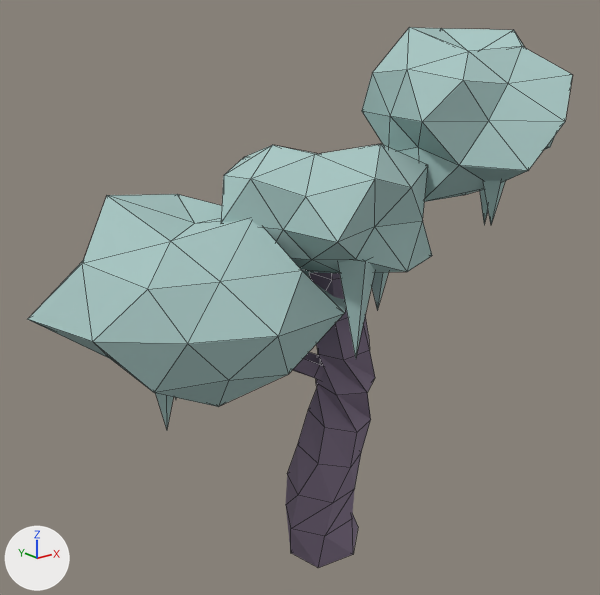
The Blender file assets/models/goth_tree_teal/goth_tree_teal.blend, before and after one commit.
One viewpoint serves both versions: a 50 mm camera at (-5.96, -6.93, 5.76) aimed at (-0.5, -0.11, 3.03). Every picture has the same lights, and +X, +Y and +Z are marked at lower left. The older version comes first. Mesh edges are drawn as thin lines. Objects named as collision shapes, trigger or cutter boxes, shadow casters or lower levels of detail are left out.

The first picture shows 'GothTree'.
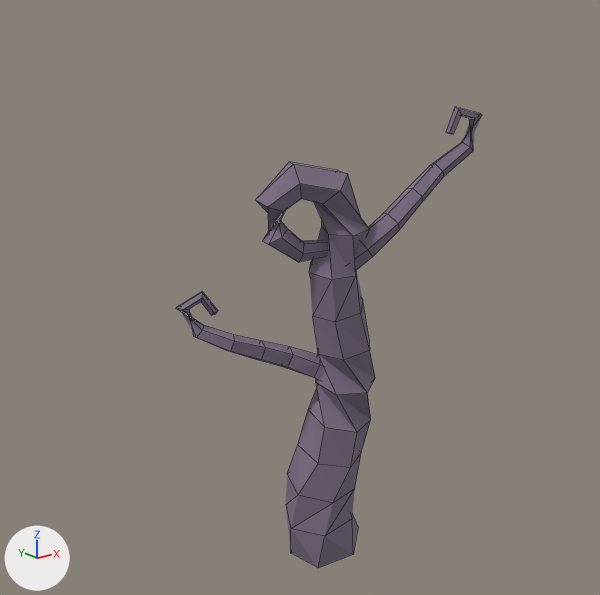
Pixel boxes (x1, y1, x2, y2) of what changed, in the pictures (600 x 595 px):
'GothTree', reshaped (44% narrower, 15% shorter): before (28, 27, 572, 568); after (176, 107, 482, 568)
part 1 of me_gothtree, deleted: before (28, 27, 572, 429)

What the commit changed:
me_gothtree is used by ob_gothtree; location (0.0, 0.0, 0.0).
me_gothtree had 372 vertices, 514 faces and spanned x -3.18..2.23, y -2.14..1.64, z -0.41..5.86.
me_gothtree now has 192 vertices, 202 faces and spans x -1.76..1.31, y -1.04..0.46, z -0.41..5.05.
me_gothtree part 1: 12 loose pieces with 180 vertices, spanning x -3.18..2.23, y -2.14..1.64, z 1.73..5.86, are deleted.
me_gothtree no longer uses material mat_toon_leaves_mint (light grey #aac8c5).
